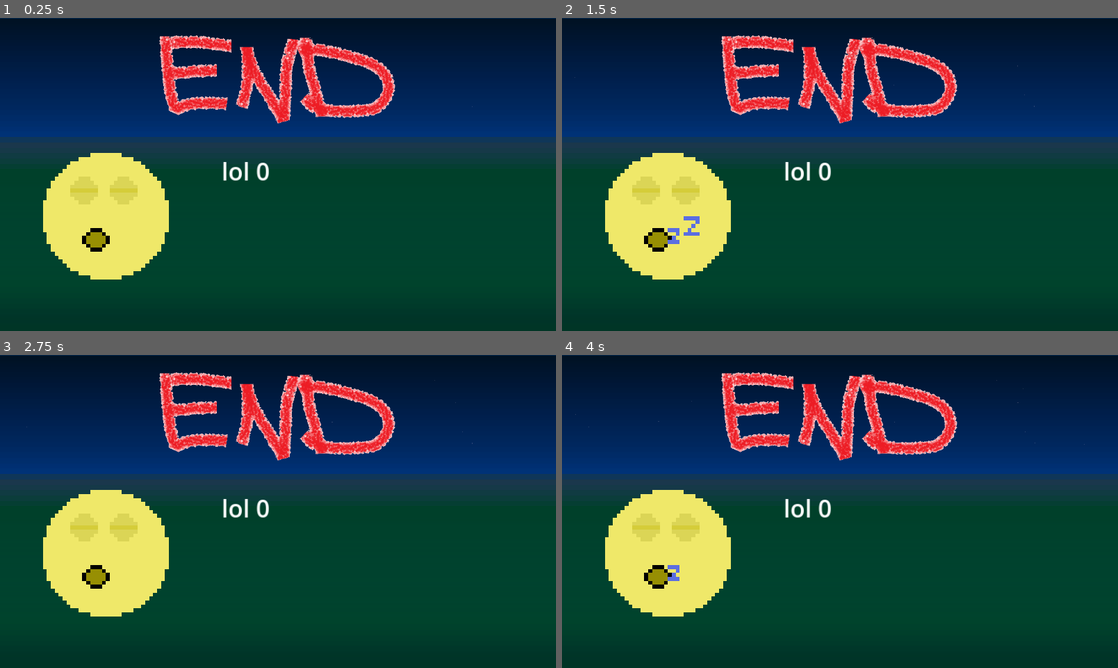
Above: before the commit, frames 1-4 (two rows, left to right).
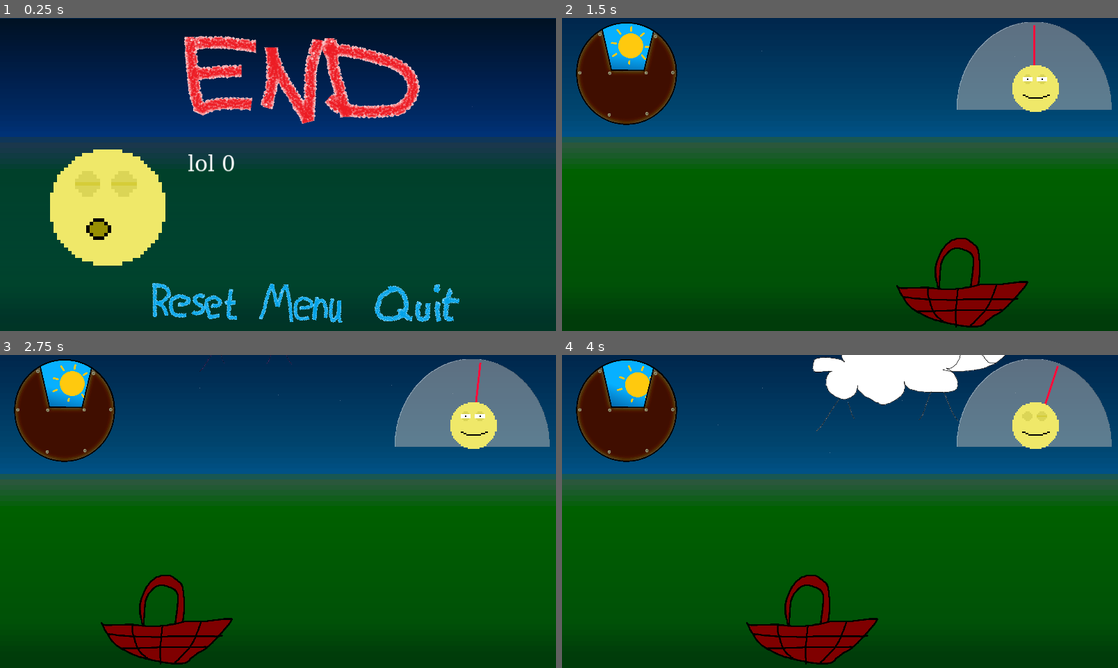
Above: after the commit, the same moments.

Repository: Glow-Project/gwj-55
Game: Godot game, scene res://game_over.tscn
Same seed, same stepped clock (60 frames per second), same inputs: the game is played once before the commit and once after it. This scene is started directly instead of the project's main scene.
Inputs (mouse positions are in pixels of both pictures, inside the frame that each line leads up to):
- Up to frame 1 (0.25 s): no input
- Up to frame 2 (1.5 s): click (756, 302) at 0.52 s; move the mouse to (962, 158) at 1.27 s
- Up to frame 3 (2.75 s): move the mouse to (166, 527) at 2.02 s
- Up to frame 4 (4 s): move the mouse to (895, 442) at 2.77 s; tap Enter at 3.5 s; move the mouse to (812, 574) at 3.52 s

The runs differ from the first frame. In frame 1, 11% of the frame differs, in the area x 7-83%, y 5-98%; in frame 2, 100%; in frame 3, 100%; in frame 4, 100%, in the area x 0-100%, y 0-100%.

Commit message:
gameover: add buttons, use fantasy font

Diff:
--- a/GameOver.gd
+++ b/GameOver.gd
@@ -17,3 +17,12 @@
 	else:
 		$Sound.stream = alternate_win_sound
 	$Sound.play()
+
+func _on_reset_button_pressed():
+	get_tree().change_scene_to_file("res://game.tscn")
+
+func _on_menu_button_pressed():
+	get_tree().change_scene_to_file("res://menu.tscn")
+
+func _on_quit_button_pressed():
+	get_tree().quit()
--- a/game_over.tscn
+++ b/game_over.tscn
@@ -1,9 +1,15 @@
-[gd_scene load_steps=9 format=3 uid="uid://c3wvmrklvmkbe"]
+[gd_scene load_steps=15 format=3 uid="uid://c3wvmrklvmkbe"]
 
 [ext_resource type="Script" path="res://GameOver.gd" id="1_0ofdg"]
 [ext_resource type="PackedScene" uid="uid://c7bryqilrava" path="res://background.tscn" id="2_yy1d4"]
 [ext_resource type="SpriteFrames" uid="uid://bq7svfchbfxxr" path="res://emoji.tres" id="3_6c8rg"]
 [ext_resource type="Texture2D" uid="uid://vshl3x5exx3s" path="res://end.png" id="4_6qhtu"]
+[ext_resource type="Texture2D" uid="uid://berawjiiri4ww" path="res://reset.png" id="5_0erx5"]
+[ext_resource type="Texture2D" uid="uid://d4cm13ai0g6fn" path="res://reset_hovered.png" id="6_n3yfm"]
+[ext_resource type="Texture2D" uid="uid://kyraswl3l0wv" path="res://menu_button.png" id="7_m1voo"]
+[ext_resource type="Texture2D" uid="uid://cmycdlwbwytpn" path="res://menu_button_hovered.png" id="8_320gk"]
+[ext_resource type="Texture2D" uid="uid://egaq3bwmts2b" path="res://quit.png" id="9_5787h"]
+[ext_resource type="Texture2D" uid="uid://bvnaqhkjbjweb" path="res://quit_hovered.png" id="10_1auja"]
 
 [sub_resource type="Gradient" id="Gradient_v0v85"]
 colors = PackedColorArray(0, 0, 0, 0.54902, 0, 0, 1, 0.113725)
@@ -12,7 +18,7 @@
 gradient = SubResource("Gradient_v0v85")
 
 [sub_resource type="SystemFont" id="SystemFont_s4aic"]
-font_names = PackedStringArray("Arial")
+font_names = PackedStringArray("Fantasy")
 
 [sub_resource type="Theme" id="Theme_wptcf"]
 default_font = SubResource("SystemFont_s4aic")
@@ -32,23 +38,54 @@
 
 [node name="Emoji" type="AnimatedSprite2D" parent="."]
 texture_filter = 1
-position = Vector2(219.5, 410.5)
-scale = Vector2(8.15625, 8.15625)
+position = Vector2(223, 392)
+scale = Vector2(7.5, 7.5)
 sprite_frames = ExtResource("3_6c8rg")
 animation = &"half_sleeping"
 
 [node name="Description" type="RichTextLabel" parent="."]
-offset_left = 459.0
-offset_top = 282.0
-offset_right = 1080.0
-offset_bottom = 546.0
+offset_left = 389.0
+offset_top = 281.0
+offset_right = 1136.0
+offset_bottom = 521.0
 theme = SubResource("Theme_wptcf")
-theme_override_font_sizes/normal_font_size = 50
+theme_override_font_sizes/normal_font_size = 45
 text = "FATALITY! You're sleepwalking like a zombie...mentaly wasted. You only got %d sheeps."
 
-[node name="Sprite2D" type="Sprite2D" parent="."]
-position = Vector2(577, 127)
+[node name="Banner" type="Sprite2D" parent="."]
+position = Vector2(628, 128)
 texture = ExtResource("4_6qhtu")
+
+[node name="ResetButton" type="TextureButton" parent="."]
+offset_left = 315.0
+offset_top = 548.0
+offset_right = 750.0
+offset_bottom = 739.0
+scale = Vector2(0.404006, 0.404006)
+texture_normal = ExtResource("5_0erx5")
+texture_hover = ExtResource("6_n3yfm")
+
+[node name="MenuButton" type="TextureButton" parent="."]
+offset_left = 531.0
+offset_top = 547.0
+offset_right = 1030.0
+offset_bottom = 788.0
+scale = Vector2(0.363361, 0.363361)
+texture_normal = ExtResource("7_m1voo")
+texture_hover = ExtResource("8_320gk")
+
+[node name="QuitButton" type="TextureButton" parent="."]
+offset_left = 772.0
+offset_top = 549.0
+offset_right = 1135.0
+offset_bottom = 713.0
+scale = Vector2(0.5, 0.5)
+texture_normal = ExtResource("9_5787h")
+texture_hover = ExtResource("10_1auja")
 
 [node name="Sound" type="AudioStreamPlayer2D" parent="."]
 bus = &"GameOverFX"
+
+[connection signal="pressed" from="ResetButton" to="." method="_on_reset_button_pressed"]
+[connection signal="pressed" from="MenuButton" to="." method="_on_menu_button_pressed"]
+[connection signal="pressed" from="QuitButton" to="." method="_on_quit_button_pressed"]
